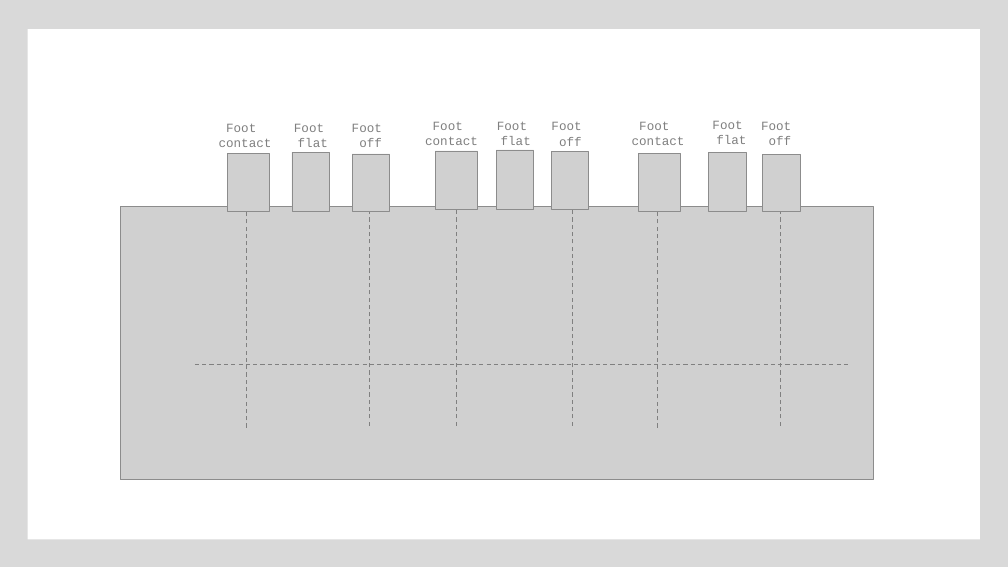
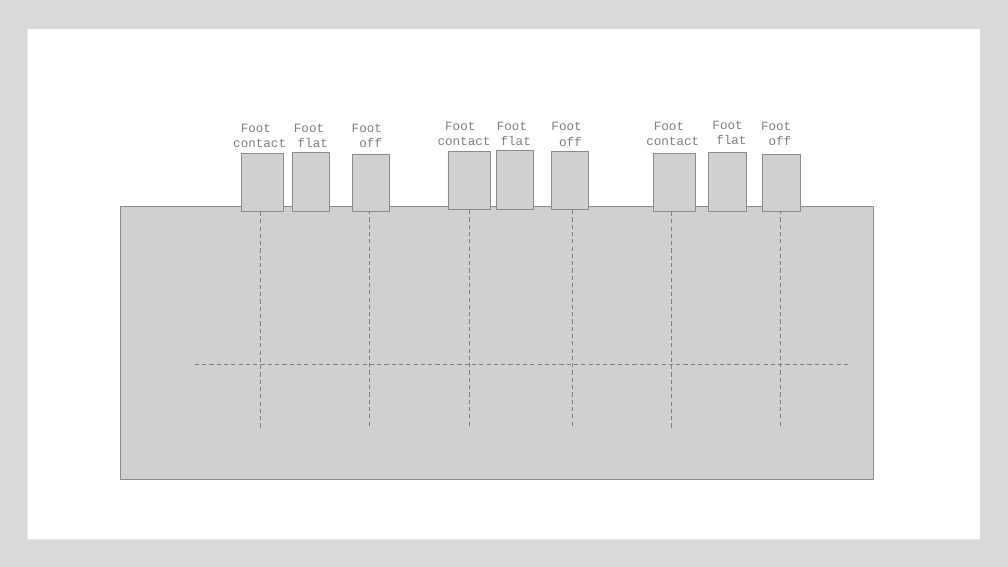
Before and after one commit to ThomasAston/movetru, a slide deck: slide 3 of presentation/slides.pptx. Drawn at 1008x567 pixels with LibreOffice and Linux fonts; fonts in the diff are those of the drawing; grey boxes stand for pictures. Boxes give left, top, right and bottom in pixels: in the first picture for what was removed or moved away, otherwise in the second. Text is boxed around its words. In the diff, an @@ line names an element or a change of style, - is before the commit and + after.

```diff
--- a/presentation/slides.pptx
+++ b/presentation/slides.pptx
@@ 1 picture, 1 text, 1 line: place and size @@
-1 picture, 1 text, 1 line at (425, 122, 478, 426)
+1 picture, 1 text, 1 line at (438, 122, 491, 426)
@@ 2 pictures, 2 texts, 2 lines: place and size @@
-2 pictures, 2 texts, 2 lines at (219, 122, 685, 428)
+2 pictures, 2 texts, 2 lines at (233, 122, 699, 428)
```
Also in this commit, not shown: 1 other slide changed, 1 slide added, 1 slide removed, 6 other files.
